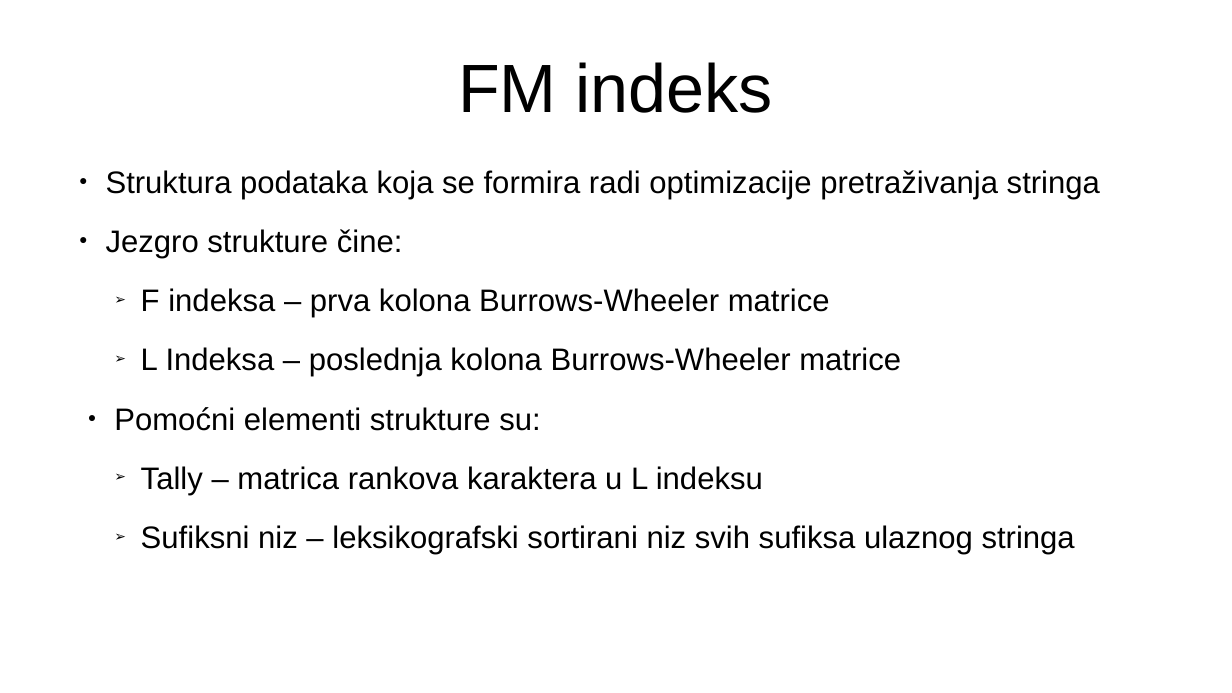
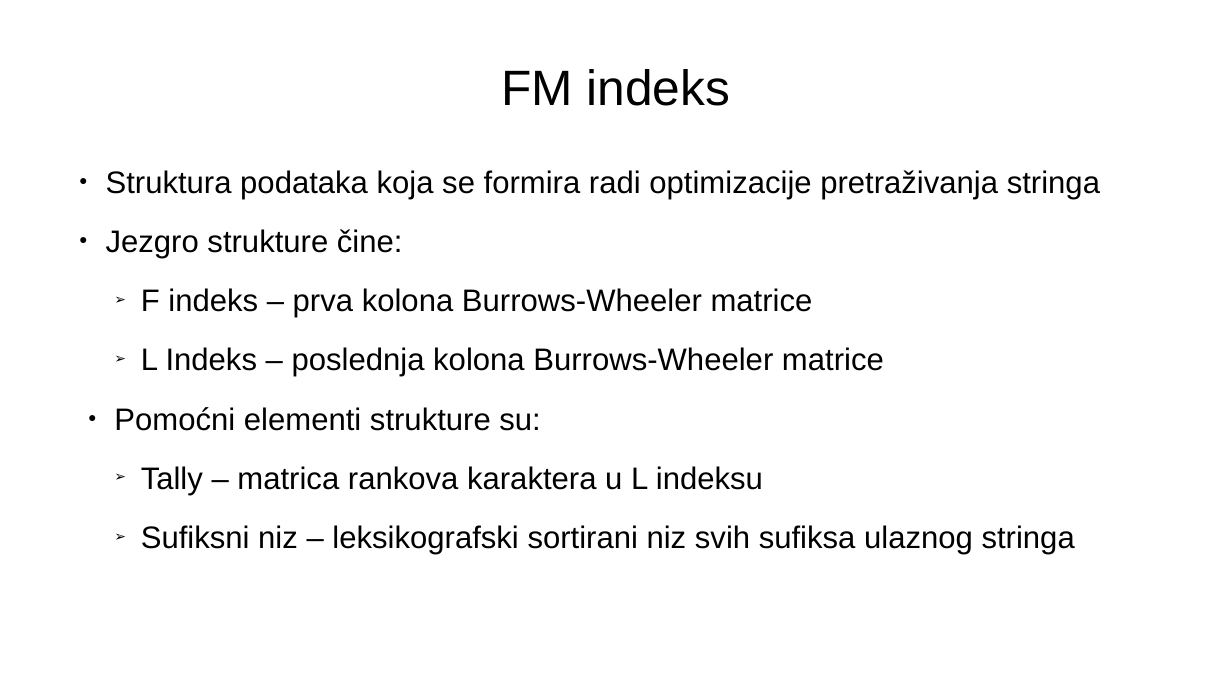
Before and after one commit to MalovicAleksandar/gi2022-ma213375m-projzad4, a slide deck: slide 4 of prezentacija.pptx. Drawn at 1232x693 pixels with LibreOffice and Linux fonts; fonts in the diff are those of the drawing. Boxes give left, top, right and bottom in pixels: in the first picture for what was removed or moved away, otherwise in the second. Text is boxed around its words. In the diff, an @@ line names an element or a change of style, - is before the commit and + after.

```diff
--- a/prezentacija.pptx
+++ b/prezentacija.pptx
@@ text "FM indeks" at (x1=501, y1=69, x2=731, y2=106): size 44 to 32 pt @@
@@ text at (x1=141, y1=288, x2=884, y2=377): text changed @@
-    ➢ F indeksa – prva kolona Burrows-Wheeler matrice
-    ➢ L Indeksa – poslednja kolona Burrows-Wheeler matrice
+    ➢ F indeks – prva kolona Burrows-Wheeler matrice
+    ➢ L Indeks – poslednja kolona Burrows-Wheeler matrice
```
Also in this commit, not shown: 5 other slides changed, 29 slides added, 1 other file.
